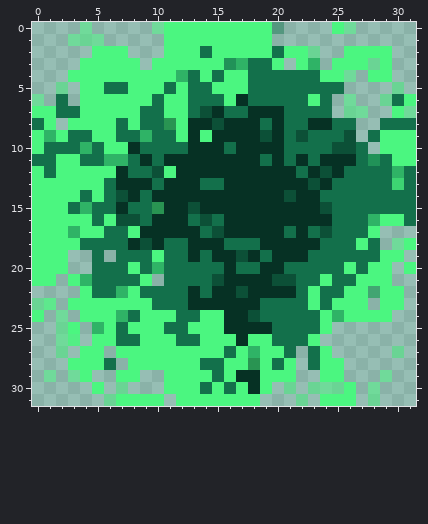
A pixel-art sprite gets an edit: Sblorb/sblorb3.png. The picture above was drawn from the file before the commit.
The file is 32x32 pixels. Colours within 5 levels of each other are drawn and written as one.
After:
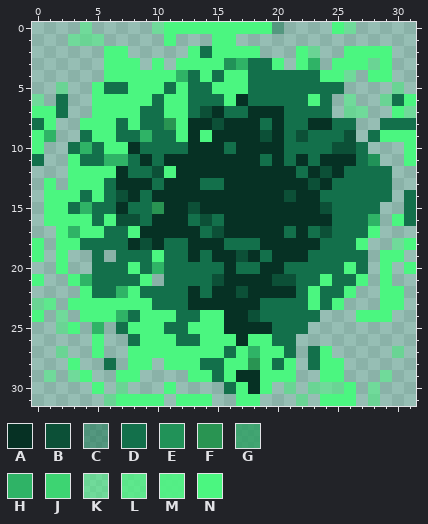
Palette (. is transparent): A #063124  B #0c5037  C #13704b80  D #13704b  E #219258  F #299452  G #269d5dc0  H #2fb366  J #3dd472  K #4bf68080  L #4bf680c0  M #4bf680e0  N #4bf680
The edit:
y 1: x 12..14 NNN -> ...; x 17..19 NNN -> ...
y 2: x 5 N -> .; x 11..12 NN -> ..; x 19..21 NDN -> ...
y 3: x 4..5 NN -> ..; x 11 N -> .
y 4: x 3..5 NNN -> ...
y 5..6: x 4 N -> .
y 7: x 3..4 DN -> ..
y 8: x 3 N -> .
y 9: x 2..3 ND -> ..
y 10: x 1..2 DD -> ..; x 29..30 NN -> ..
y 11: x 1..2 DN -> ..; x 29..30 DN -> ..
y 12: x 0..2 NDN -> ...; x 30..31 HD -> ..
y 13: x 0 N -> .; x 2 N -> .; x 30..31 JD -> ..
y 14: x 0 N -> .; x 30 D -> .
y 15: x 0 N -> .; x 29..30 DD -> ..
y 16: x 0 N -> .; x 29 N -> .
y 17: x 0..1 NN -> ..
y 18..19: x 1 N -> .; x 28 D -> .
y 20: x 0..1 NN -> ..; x 28 N -> .
y 21: x 1 N -> .; x 28 N -> .
y 22: x 27..28 NG -> ..
y 23: x 26..27 NN -> ..
y 24: x 24..26 NHN -> ...
y 25: x 6 N -> .; x 23..24 DN -> ..
y 26: x 2..3 KM -> ..; x 6..7 ND -> ..; x 22..23 DN -> ..
y 27: x 4 N -> .; x 7 N -> .
y 28: x 4..5 NN -> ..; x 10 N -> .
y 29: x 11..12 NN -> ..
y 30: x 12..15 NNDN -> ....
y 31: x 15..16 NN -> ..
